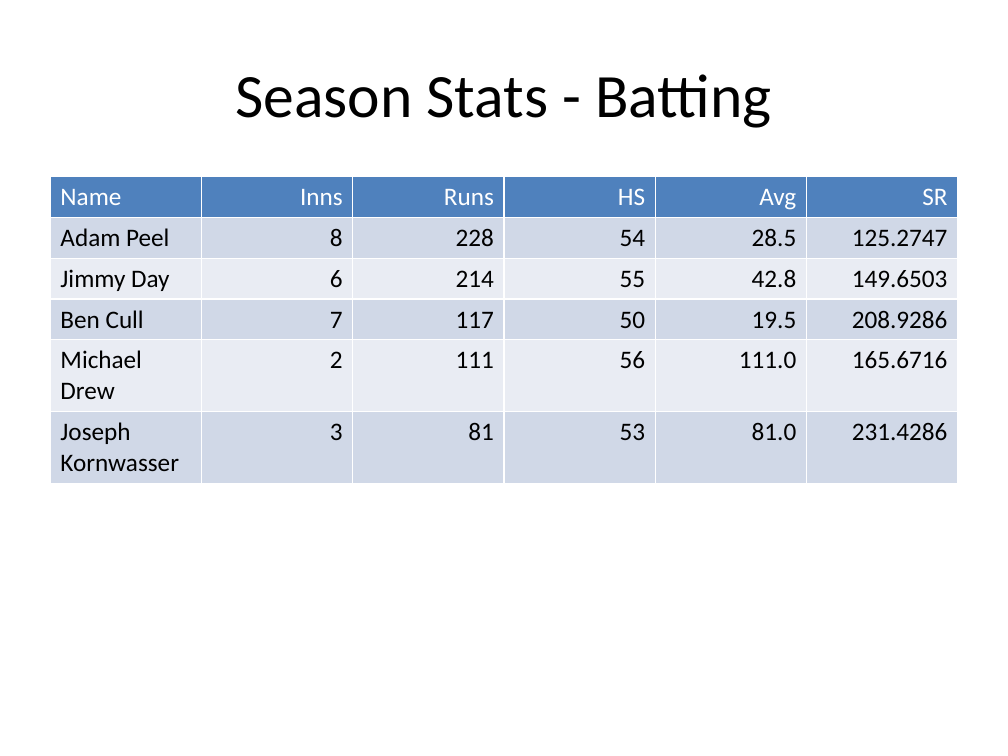
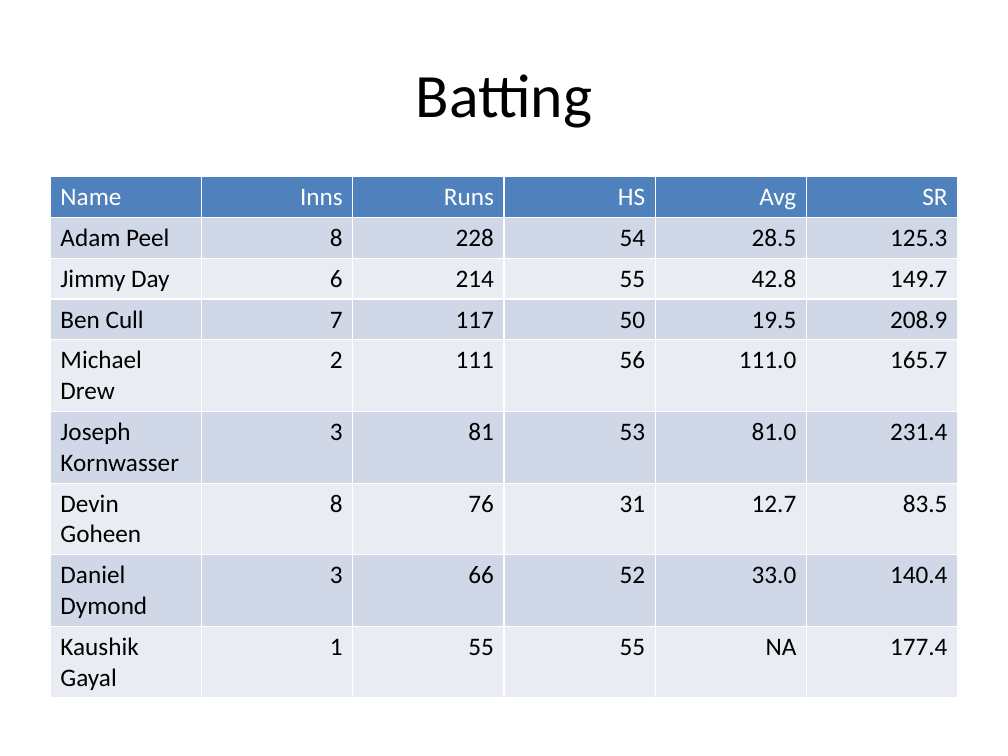
Before and after one commit to jimmyday12/nutty-cuckoo-super-kings, a slide deck: slide 7 of presentations/preso-summer-2021.pptx (slide 5 before the commit). Drawn at 1008x756 pixels with LibreOffice and Linux fonts; fonts in the diff are those of the drawing. Boxes give left, top, right and bottom in pixels: in the first picture for what was removed or moved away, otherwise in the second. Text is boxed around its words. In the diff, an @@ line names an element or a change of style, - is before the commit and + after.

```diff
--- a/presentations/preso-summer-2021.pptx
+++ b/presentations/preso-summer-2021.pptx
@@ title at box(416, 74, 592, 128): text changed @@
-Season Stats - Batting
+Batting
@@ table at box(50, 176, 958, 694) @@
-row 2: Adam Peel | 8 | 228 | 54 | 28.5 | 125.2747
-row 3: Jimmy Day | 6 | 214 | 55 | 42.8 | 149.6503
-row 4: Ben Cull | 7 | 117 | 50 | 19.5 | 208.9286
-row 5: Michael Drew | 2 | 111 | 56 | 111.0 | 165.6716
-row 6: Joseph Kornwasser | 3 | 81 | 53 | 81.0 | 231.4286
+row 2: Adam Peel | 8 | 228 | 54 | 28.5 | 125.3
+row 3: Jimmy Day | 6 | 214 | 55 | 42.8 | 149.7
+row 4: Ben Cull | 7 | 117 | 50 | 19.5 | 208.9
+row 5: Michael Drew | 2 | 111 | 56 | 111.0 | 165.7
+row 6: Joseph Kornwasser | 3 | 81 | 53 | 81.0 | 231.4
+row 7: Devin Goheen | 8 | 76 | 31 | 12.7 | 83.5
+row 8: Daniel Dymond | 3 | 66 | 52 | 33.0 | 140.4
+row 9: Kaushik Gayal | 1 | 55 | 55 | NA | 177.4
```
Also in this commit, not shown: 7 other slides changed, 25 slides added, 1 slide removed, 2 other files.
